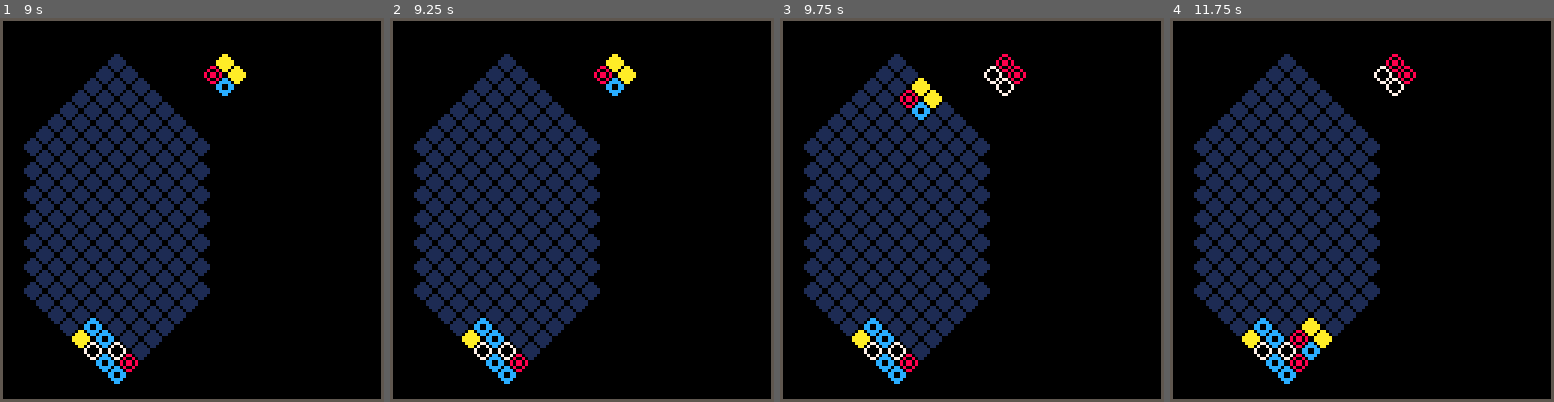
Above: before the commit, frames 1-4 (left to right).
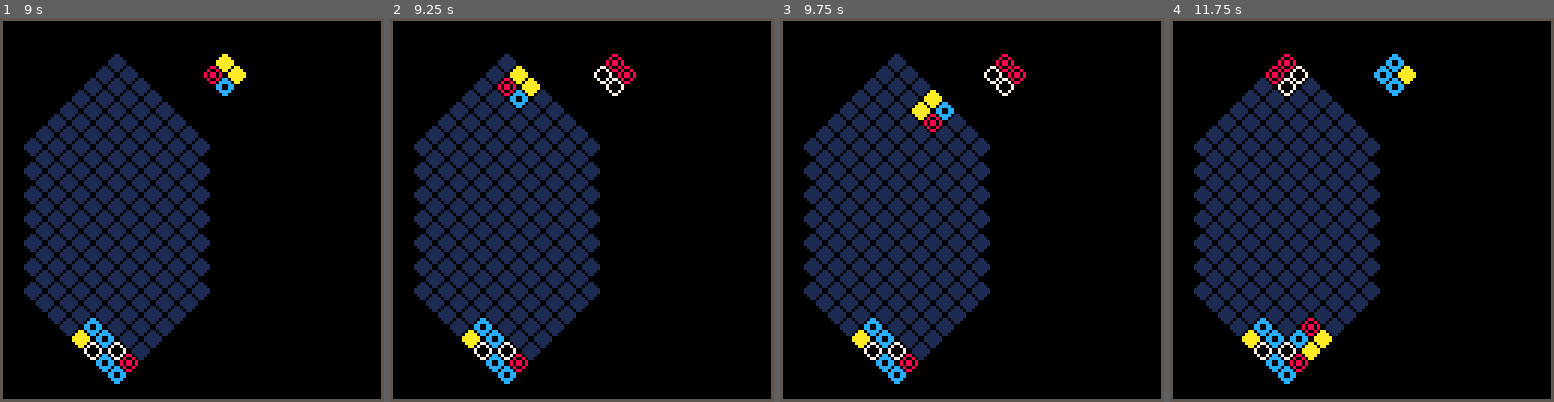
Above: after the commit, the same moments.

Repository: andrewedstrom/picolumia
Game: PICO-8 cartridge picolumia.p8
Two runs of this game, one before a commit and one after it. Both use one fixed random seed, a clock stepped at 60 frames per second and the inputs below.
Inputs:
- Up to frame 1 (9 s): tap X (X key) at 0.33, 1.07, 1.85, 2.97, 4.08, 5.2, 6.32, 7.43, 8.55 s; tap O (Z key) at 0.7, 1.7, 2.1, 2.5, 2.9, 3.3, 3.7, 4.1, 4.5, 4.9, 5.3, 5.7, 6.1, 6.5, 6.9, 7.3, 7.7, 8.1, 8.5, 8.9 s; hold Right 1.6-2.1 s; hold Right 2.47-3.03 s; hold Left 3.08-3.58 s; hold Down 3.63-3.97 s; hold Right 4.02-4.68 s; hold Left 5.08-5.68 s; hold Down 5.73-6.03 s; hold Right 6.08-6.58 s; hold Right 6.63-7.13 s; hold Right 7.5-8.07 s; hold Left 8.12-8.62 s; hold Down from 8.67 s (still down)
- Up to frame 2 (9.25 s): release Down at 9 s; hold Right from 9.05 s (still down)
- Up to frame 3 (9.75 s): tap O (Z key) at 9.3, 9.7 s; tap X (X key) at 9.67 s; release Right at 9.72 s
- Up to frame 4 (11.75 s): tap O (Z key) every 0.4 s from 10.1 to 11.7 s; hold Left 10.12-10.72 s; hold Down 10.77-11.07 s; tap X (X key) at 10.78 s; hold Right 11.12-11.62 s

Frame 1 is identical in both runs. In frame 2, 1.1% of the frame differs, in the area x 28-65%, y 9-24%; in frame 3, 0.7%; in frame 4, 1.6%, in the area x 25-65%, y 9-90%.

Commit message:
speed up piece clearning

Diff:
--- a/picolumia.p8
+++ b/picolumia.p8
@@ -261,13 +261,11 @@
                 yield()
                 yield()
                 yield()
-                yield()
             end
         end
 
         let_pieces_settle()
 
-        yield()
         yield()
         yield()
         yield()
@@ -307,7 +305,6 @@
                 cleared_things = true
                 board[b.y][b.x] = empty
             end
-            yield()
             yield()
             yield()
             yield()
